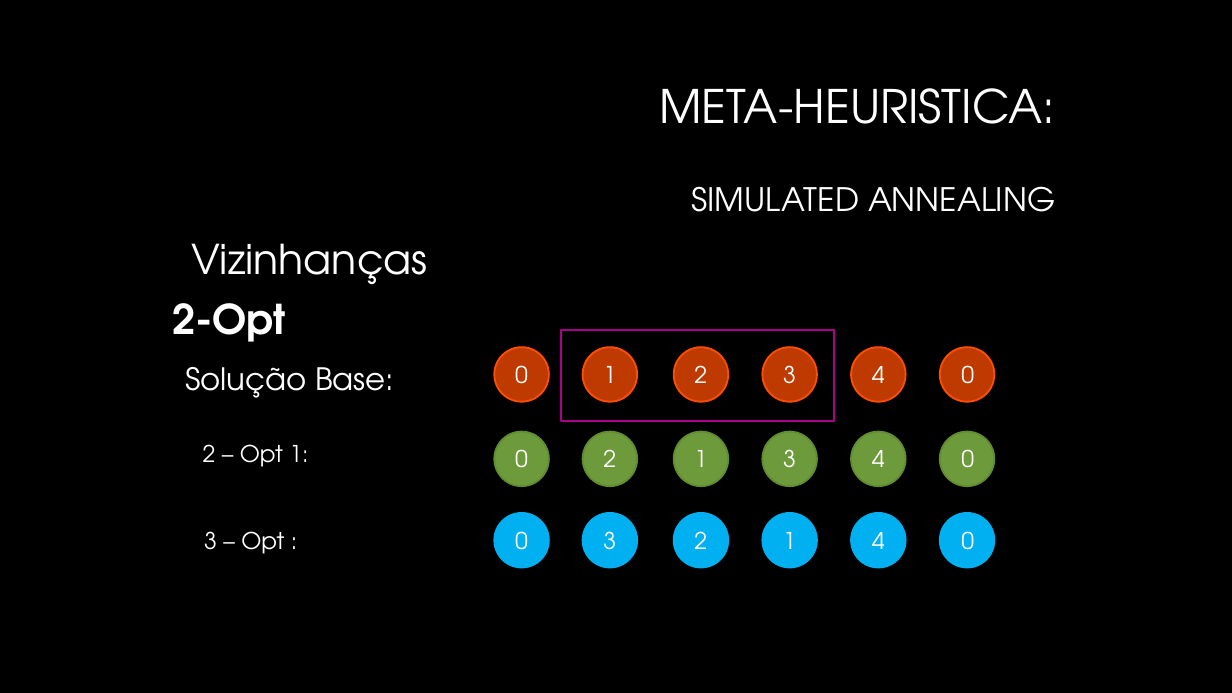
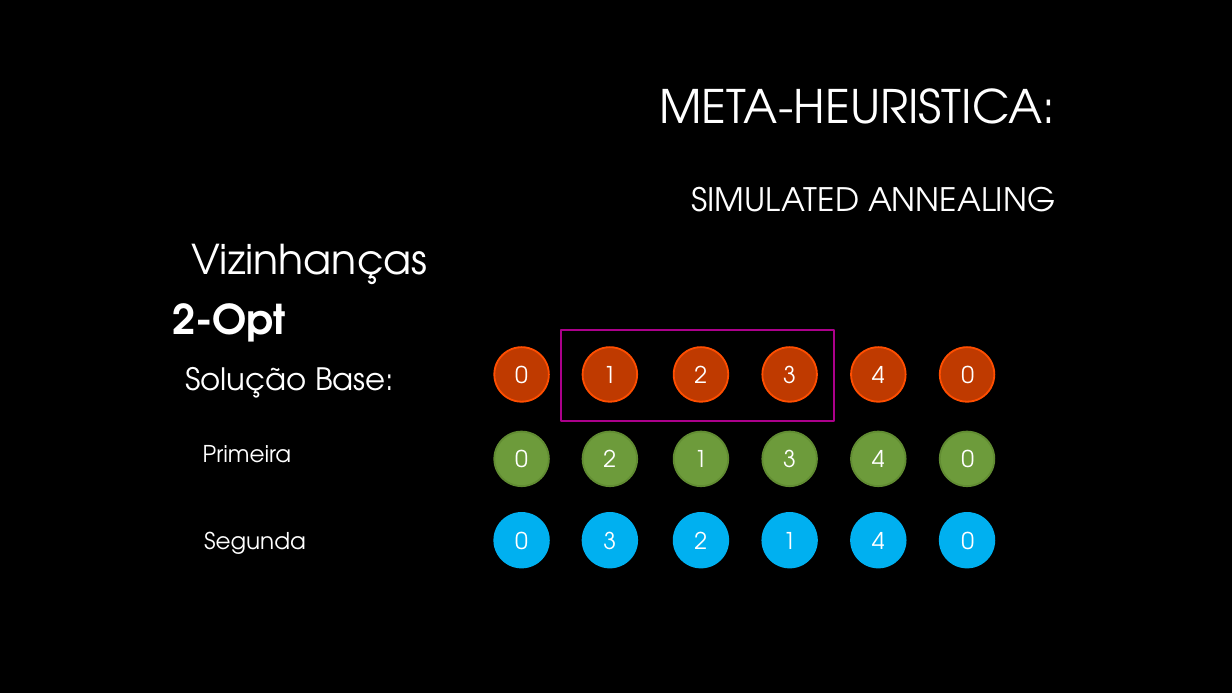
Before and after one commit to Pedro-Magalhaes/IA-Trabalho01, a slide deck: slide 7 of Apresentacao.pptx. Drawn at 1232x693 pixels with LibreOffice and Linux fonts; fonts in the diff are those of the drawing; background and template pictures are left out. Boxes give left, top, right and bottom in pixels: in the first picture for what was removed or moved away, otherwise in the second. Text is boxed around its words. In the diff, an @@ line names an element or a change of style, - is before the commit and + after.

```diff
--- a/Apresentacao.pptx
+++ b/Apresentacao.pptx
@@ text at [203, 445, 292, 463]: text changed @@
-2 – Opt 1:
+Primeira
@@ text at [204, 531, 306, 554]: text changed @@
-3 – Opt :
+Segunda
```
Also in this commit, not shown: 5 other slides changed.
